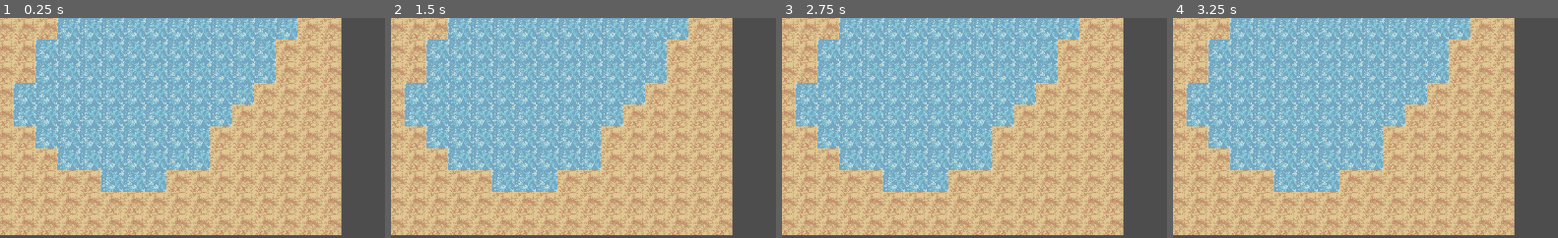
Above: before the commit, frames 1-4 (left to right).
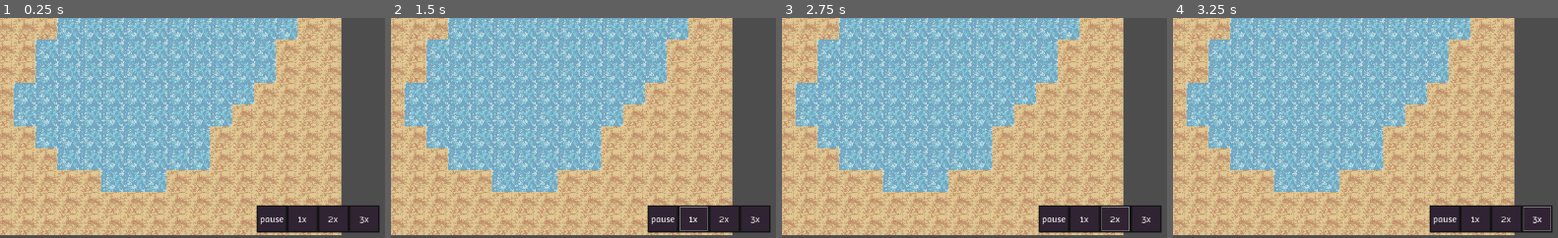
Above: after the commit, the same moments.

Repository: Just-a-Unity-Dev/achei
Game: Godot game, scene res://game.tscn
The game is run twice, just before and just after one commit, with the same random seed, the same clock (stepped at 60 frames per second) and the same inputs. The engine's default icon, where the game draws it, is replaced by a stand-in: a white triangle on a blue panel in a dark square.
Inputs (mouse positions are % of the whole screen's width and height, from its top left):
- Up to frame 1 (0.25 s): no input
- Up to frame 2 (1.5 s): click (85, 96) at 0.5 s, where only the run after the commit has a clickable "pause"; click (89, 96) at 1.25 s, where only the run after the commit has a clickable "1x"
- Up to frame 3 (2.75 s): click (93, 96) at 2 s, where only the run after the commit has a clickable "2x"
- Up to frame 4 (3.25 s): click (97, 96) at 2.75 s, where only the run after the commit has a clickable "3x"
The pictures show only the part of the screen within x 50-100%, y 50-100%; the shares and areas given below are measured in that part.

The runs differ from the first frame. In frame 1, 4.1% of the frame differs, in the area x 66-99%, y 84-98%; in frame 2, 4.1%; in frame 3, 4.1%; in frame 4, 4.1%.

Commit message:
time scale and move point adjustment

Diff:
--- a/game.tscn
+++ b/game.tscn
@@ -54,6 +54,7 @@
 [node name="Node" type="Node"]
 
 [node name="Camera2D" type="Camera2D" parent="."]
+process_mode = 3
 script = ExtResource("1_80nbo")
 
 [node name="Control" parent="." instance=ExtResource("3_feb5d")]
--- a/hud.tscn
+++ b/hud.tscn
@@ -2,12 +2,13 @@
 
 [ext_resource type="Script" uid="uid://dppju8023hmcu" path="res://scripts/hud.gd" id="1_37p78"]
 
-[node name="HUD" type="CanvasLayer" node_paths=PackedStringArray("gui", "base_frame", "pawn_dropdown", "menu_lists")]
+[node name="HUD" type="CanvasLayer" node_paths=PackedStringArray("select_container", "base_frame", "pawn_dropdown", "menu_lists")]
+process_mode = 3
 script = ExtResource("1_37p78")
-gui = NodePath("MarginContainer")
-base_frame = NodePath("MarginContainer/Control/VBoxContainer/SelectMenu/MarginContainer/BaseFrame")
-pawn_dropdown = NodePath("MarginContainer/Control/VBoxContainer/PawnDropdown")
-menu_lists = [NodePath("MarginContainer/Control/VBoxContainer/Health")]
+select_container = NodePath("MarginContainer/Control/SelectContainer")
+base_frame = NodePath("MarginContainer/Control/SelectContainer/SelectMenu/MarginContainer/BaseFrame")
+pawn_dropdown = NodePath("MarginContainer/Control/SelectContainer/PawnDropdown")
+menu_lists = [NodePath("MarginContainer/Control/SelectContainer/Health")]
 
 [node name="MarginContainer" type="MarginContainer" parent="."]
 anchors_preset = 15
@@ -25,7 +26,7 @@
 layout_mode = 2
 mouse_filter = 2
 
-[node name="VBoxContainer" type="VBoxContainer" parent="MarginContainer/Control"]
+[node name="SelectContainer" type="VBoxContainer" parent="MarginContainer/Control"]
 layout_mode = 1
 anchors_preset = 9
 anchor_bottom = 1.0
@@ -33,12 +34,12 @@
 grow_vertical = 2
 alignment = 2
 
-[node name="Health" type="Panel" parent="MarginContainer/Control/VBoxContainer"]
+[node name="Health" type="Panel" parent="MarginContainer/Control/SelectContainer"]
 visible = false
 custom_minimum_size = Vector2(0, 320)
 layout_mode = 2
 
-[node name="MarginContainer" type="MarginContainer" parent="MarginContainer/Control/VBoxContainer/Health"]
+[node name="MarginContainer" type="MarginContainer" parent="MarginContainer/Control/SelectContainer/Health"]
 layout_mode = 1
 anchors_preset = 15
 anchor_right = 1.0
@@ -50,95 +51,95 @@
 theme_override_constants/margin_right = 2
 theme_override_constants/margin_bottom = 2
 
-[node name="VBoxContainer" type="VBoxContainer" parent="MarginContainer/Control/VBoxContainer/Health/MarginContainer"]
-layout_mode = 2
-
-[node name="title" type="Label" parent="MarginContainer/Control/VBoxContainer/Health/MarginContainer/VBoxContainer"]
+[node name="VBoxContainer" type="VBoxContainer" parent="MarginContainer/Control/SelectContainer/Health/MarginContainer"]
+layout_mode = 2
+
+[node name="title" type="Label" parent="MarginContainer/Control/SelectContainer/Health/MarginContainer/VBoxContainer"]
 layout_mode = 2
 theme_override_font_sizes/font_size = 24
 text = "Health"
 
-[node name="HBoxContainer" type="HBoxContainer" parent="MarginContainer/Control/VBoxContainer/Health/MarginContainer/VBoxContainer"]
-layout_mode = 2
-
-[node name="BaseFrame" type="VBoxContainer" parent="MarginContainer/Control/VBoxContainer/Health/MarginContainer/VBoxContainer/HBoxContainer"]
-layout_mode = 2
-size_flags_horizontal = 3
-
-[node name="key1" type="Label" parent="MarginContainer/Control/VBoxContainer/Health/MarginContainer/VBoxContainer/HBoxContainer/BaseFrame"]
-layout_mode = 2
-text = "Object"
-
-[node name="key2" type="Label" parent="MarginContainer/Control/VBoxContainer/Health/MarginContainer/VBoxContainer/HBoxContainer/BaseFrame"]
-layout_mode = 2
-text = "Object"
-
-[node name="key3" type="Label" parent="MarginContainer/Control/VBoxContainer/Health/MarginContainer/VBoxContainer/HBoxContainer/BaseFrame"]
-layout_mode = 2
-text = "Object"
-
-[node name="key4" type="Label" parent="MarginContainer/Control/VBoxContainer/Health/MarginContainer/VBoxContainer/HBoxContainer/BaseFrame"]
-layout_mode = 2
-text = "Object"
-
-[node name="key5" type="Label" parent="MarginContainer/Control/VBoxContainer/Health/MarginContainer/VBoxContainer/HBoxContainer/BaseFrame"]
-layout_mode = 2
-text = "Object"
-
-[node name="key6" type="Label" parent="MarginContainer/Control/VBoxContainer/Health/MarginContainer/VBoxContainer/HBoxContainer/BaseFrame"]
-layout_mode = 2
-text = "Object"
-
-[node name="BaseFrame2" type="VBoxContainer" parent="MarginContainer/Control/VBoxContainer/Health/MarginContainer/VBoxContainer/HBoxContainer"]
-layout_mode = 2
-size_flags_horizontal = 3
-
-[node name="key1" type="Label" parent="MarginContainer/Control/VBoxContainer/Health/MarginContainer/VBoxContainer/HBoxContainer/BaseFrame2"]
-layout_mode = 2
-text = "Object"
-
-[node name="key2" type="Label" parent="MarginContainer/Control/VBoxContainer/Health/MarginContainer/VBoxContainer/HBoxContainer/BaseFrame2"]
-layout_mode = 2
-text = "Object"
-
-[node name="key3" type="Label" parent="MarginContainer/Control/VBoxContainer/Health/MarginContainer/VBoxContainer/HBoxContainer/BaseFrame2"]
-layout_mode = 2
-text = "Object"
-
-[node name="key4" type="Label" parent="MarginContainer/Control/VBoxContainer/Health/MarginContainer/VBoxContainer/HBoxContainer/BaseFrame2"]
-layout_mode = 2
-text = "Object"
-
-[node name="key5" type="Label" parent="MarginContainer/Control/VBoxContainer/Health/MarginContainer/VBoxContainer/HBoxContainer/BaseFrame2"]
-layout_mode = 2
-text = "Object"
-
-[node name="key6" type="Label" parent="MarginContainer/Control/VBoxContainer/Health/MarginContainer/VBoxContainer/HBoxContainer/BaseFrame2"]
-layout_mode = 2
-text = "Object"
-
-[node name="PawnDropdown" type="Panel" parent="MarginContainer/Control/VBoxContainer"]
+[node name="HBoxContainer" type="HBoxContainer" parent="MarginContainer/Control/SelectContainer/Health/MarginContainer/VBoxContainer"]
+layout_mode = 2
+
+[node name="BaseFrame" type="VBoxContainer" parent="MarginContainer/Control/SelectContainer/Health/MarginContainer/VBoxContainer/HBoxContainer"]
+layout_mode = 2
+size_flags_horizontal = 3
+
+[node name="key1" type="Label" parent="MarginContainer/Control/SelectContainer/Health/MarginContainer/VBoxContainer/HBoxContainer/BaseFrame"]
+layout_mode = 2
+text = "Object"
+
+[node name="key2" type="Label" parent="MarginContainer/Control/SelectContainer/Health/MarginContainer/VBoxContainer/HBoxContainer/BaseFrame"]
+layout_mode = 2
+text = "Object"
+
+[node name="key3" type="Label" parent="MarginContainer/Control/SelectContainer/Health/MarginContainer/VBoxContainer/HBoxContainer/BaseFrame"]
+layout_mode = 2
+text = "Object"
+
+[node name="key4" type="Label" parent="MarginContainer/Control/SelectContainer/Health/MarginContainer/VBoxContainer/HBoxContainer/BaseFrame"]
+layout_mode = 2
+text = "Object"
+
+[node name="key5" type="Label" parent="MarginContainer/Control/SelectContainer/Health/MarginContainer/VBoxContainer/HBoxContainer/BaseFrame"]
+layout_mode = 2
+text = "Object"
+
+[node name="key6" type="Label" parent="MarginContainer/Control/SelectContainer/Health/MarginContainer/VBoxContainer/HBoxContainer/BaseFrame"]
+layout_mode = 2
+text = "Object"
+
+[node name="BaseFrame2" type="VBoxContainer" parent="MarginContainer/Control/SelectContainer/Health/MarginContainer/VBoxContainer/HBoxContainer"]
+layout_mode = 2
+size_flags_horizontal = 3
+
+[node name="key1" type="Label" parent="MarginContainer/Control/SelectContainer/Health/MarginContainer/VBoxContainer/HBoxContainer/BaseFrame2"]
+layout_mode = 2
+text = "Object"
+
+[node name="key2" type="Label" parent="MarginContainer/Control/SelectContainer/Health/MarginContainer/VBoxContainer/HBoxContainer/BaseFrame2"]
+layout_mode = 2
+text = "Object"
+
+[node name="key3" type="Label" parent="MarginContainer/Control/SelectContainer/Health/MarginContainer/VBoxContainer/HBoxContainer/BaseFrame2"]
+layout_mode = 2
+text = "Object"
+
+[node name="key4" type="Label" parent="MarginContainer/Control/SelectContainer/Health/MarginContainer/VBoxContainer/HBoxContainer/BaseFrame2"]
+layout_mode = 2
+text = "Object"
+
+[node name="key5" type="Label" parent="MarginContainer/Control/SelectContainer/Health/MarginContainer/VBoxContainer/HBoxContainer/BaseFrame2"]
+layout_mode = 2
+text = "Object"
+
+[node name="key6" type="Label" parent="MarginContainer/Control/SelectContainer/Health/MarginContainer/VBoxContainer/HBoxContainer/BaseFrame2"]
+layout_mode = 2
+text = "Object"
+
+[node name="PawnDropdown" type="Panel" parent="MarginContainer/Control/SelectContainer"]
 custom_minimum_size = Vector2(0, 39)
 layout_mode = 2
 
-[node name="HBoxContainer" type="HBoxContainer" parent="MarginContainer/Control/VBoxContainer/PawnDropdown"]
-layout_mode = 1
-anchors_preset = 15
-anchor_right = 1.0
-anchor_bottom = 1.0
-grow_horizontal = 2
-grow_vertical = 2
-
-[node name="Health" type="Button" parent="MarginContainer/Control/VBoxContainer/PawnDropdown/HBoxContainer"]
+[node name="HBoxContainer" type="HBoxContainer" parent="MarginContainer/Control/SelectContainer/PawnDropdown"]
+layout_mode = 1
+anchors_preset = 15
+anchor_right = 1.0
+anchor_bottom = 1.0
+grow_horizontal = 2
+grow_vertical = 2
+
+[node name="Health" type="Button" parent="MarginContainer/Control/SelectContainer/PawnDropdown/HBoxContainer"]
 custom_minimum_size = Vector2(60, 0)
 layout_mode = 2
 text = "Health"
 
-[node name="SelectMenu" type="Panel" parent="MarginContainer/Control/VBoxContainer"]
+[node name="SelectMenu" type="Panel" parent="MarginContainer/Control/SelectContainer"]
 custom_minimum_size = Vector2(420, 208)
 layout_mode = 2
 
-[node name="MarginContainer" type="MarginContainer" parent="MarginContainer/Control/VBoxContainer/SelectMenu"]
+[node name="MarginContainer" type="MarginContainer" parent="MarginContainer/Control/SelectContainer/SelectMenu"]
 layout_mode = 1
 anchors_preset = 15
 anchor_right = 1.0
@@ -150,43 +151,43 @@
 theme_override_constants/margin_right = 2
 theme_override_constants/margin_bottom = 2
 
-[node name="BaseFrame" type="VBoxContainer" parent="MarginContainer/Control/VBoxContainer/SelectMenu/MarginContainer"]
-layout_mode = 2
-
-[node name="title" type="Label" parent="MarginContainer/Control/VBoxContainer/SelectMenu/MarginContainer/BaseFrame"]
+[node name="BaseFrame" type="VBoxContainer" parent="MarginContainer/Control/SelectContainer/SelectMenu/MarginContainer"]
+layout_mode = 2
+
+[node name="title" type="Label" parent="MarginContainer/Control/SelectContainer/SelectMenu/MarginContainer/BaseFrame"]
 layout_mode = 2
 theme_override_font_sizes/font_size = 20
 text = "Object"
 
-[node name="key1" type="Label" parent="MarginContainer/Control/VBoxContainer/SelectMenu/MarginContainer/BaseFrame"]
-layout_mode = 2
-text = "Object"
-
-[node name="key2" type="Label" parent="MarginContainer/Control/VBoxContainer/SelectMenu/MarginContainer/BaseFrame"]
-layout_mode = 2
-text = "Object"
-
-[node name="key3" type="Label" parent="MarginContainer/Control/VBoxContainer/SelectMenu/MarginContainer/BaseFrame"]
-layout_mode = 2
-text = "Object"
-
-[node name="key4" type="Label" parent="MarginContainer/Control/VBoxContainer/SelectMenu/MarginContainer/BaseFrame"]
-layout_mode = 2
-text = "Object"
-
-[node name="key5" type="Label" parent="MarginContainer/Control/VBoxContainer/SelectMenu/MarginContainer/BaseFrame"]
-layout_mode = 2
-text = "Object"
-
-[node name="key6" type="Label" parent="MarginContainer/Control/VBoxContainer/SelectMenu/MarginContainer/BaseFrame"]
-layout_mode = 2
-text = "Object"
-
-[node name="key7" type="Label" parent="MarginContainer/Control/VBoxContainer/SelectMenu/MarginContainer/BaseFrame"]
-layout_mode = 2
-text = "Object"
-
-[node name="Panel" type="Panel" parent="MarginContainer/Control"]
+[node name="key1" type="Label" parent="MarginContainer/Control/SelectContainer/SelectMenu/MarginContainer/BaseFrame"]
+layout_mode = 2
+text = "Object"
+
+[node name="key2" type="Label" parent="MarginContainer/Control/SelectContainer/SelectMenu/MarginContainer/BaseFrame"]
+layout_mode = 2
+text = "Object"
+
+[node name="key3" type="Label" parent="MarginContainer/Control/SelectContainer/SelectMenu/MarginContainer/BaseFrame"]
+layout_mode = 2
+text = "Object"
+
+[node name="key4" type="Label" parent="MarginContainer/Control/SelectContainer/SelectMenu/MarginContainer/BaseFrame"]
+layout_mode = 2
+text = "Object"
+
+[node name="key5" type="Label" parent="MarginContainer/Control/SelectContainer/SelectMenu/MarginContainer/BaseFrame"]
+layout_mode = 2
+text = "Object"
+
+[node name="key6" type="Label" parent="MarginContainer/Control/SelectContainer/SelectMenu/MarginContainer/BaseFrame"]
+layout_mode = 2
+text = "Object"
+
+[node name="key7" type="Label" parent="MarginContainer/Control/SelectContainer/SelectMenu/MarginContainer/BaseFrame"]
+layout_mode = 2
+text = "Object"
+
+[node name="TimeScale" type="Panel" parent="MarginContainer/Control"]
 layout_mode = 1
 anchors_preset = 3
 anchor_left = 1.0
@@ -198,7 +199,7 @@
 grow_horizontal = 0
 grow_vertical = 0
 
-[node name="MarginContainer" type="MarginContainer" parent="MarginContainer/Control/Panel"]
+[node name="MarginContainer" type="MarginContainer" parent="MarginContainer/Control/TimeScale"]
 layout_mode = 1
 anchors_preset = 15
 anchor_right = 1.0
@@ -210,31 +211,27 @@
 theme_override_constants/margin_right = 2
 theme_override_constants/margin_bottom = 2
 
-[node name="HBoxContainer" type="HBoxContainer" parent="MarginContainer/Control/Panel/MarginContainer"]
-layout_mode = 2
-
-[node name="pause" type="Button" parent="MarginContainer/Control/Panel/MarginContainer/HBoxContainer"]
-layout_mode = 2
+[node name="HBoxContainer" type="HBoxContainer" parent="MarginContainer/Control/TimeScale/MarginContainer"]
+layout_mode = 2
+
+[node name="pause" type="Button" parent="MarginContainer/Control/TimeScale/MarginContainer/HBoxContainer"]
+layout_mode = 2
+size_flags_horizontal = 3
 text = "pause"
 
-[node name="1x" type="Button" parent="MarginContainer/Control/Panel/MarginContainer/HBoxContainer"]
+[node name="1x" type="Button" parent="MarginContainer/Control/TimeScale/MarginContainer/HBoxContainer"]
 layout_mode = 2
 size_flags_horizontal = 3
 text = "1x"
 
-[node name="2x" type="Button" parent="MarginContainer/Control/Panel/MarginContainer/HBoxContainer"]
+[node name="2x" type="Button" parent="MarginContainer/Control/TimeScale/MarginContainer/HBoxContainer"]
 layout_mode = 2
 size_flags_horizontal = 3
 text = "2x"
 
-[node name="3x" type="Button" parent="MarginContainer/Control/Panel/MarginContainer/HBoxContainer"]
+[node name="3x" type="Button" parent="MarginContainer/Control/TimeScale/MarginContainer/HBoxContainer"]
 layout_mode = 2
 size_flags_horizontal = 3
 text = "3x"
 
-[node name="4x" type="Button" parent="MarginContainer/Control/Panel/MarginContainer/HBoxContainer"]
-layout_mode = 2
-size_flags_horizontal = 3
-text = "4x"
-
-[connection signal="pressed" from="MarginContainer/Control/VBoxContainer/PawnDropdown/HBoxContainer/Health" to="." method="_on_health_pressed"]
+[connection signal="pressed" from="MarginContainer/Control/SelectContainer/PawnDropdown/HBoxContainer/Health" to="." method="_on_health_pressed"]
--- a/project.godot
+++ b/project.godot
@@ -26,6 +26,38 @@
 theme/custom="uid://buel7ed306f6m"
 theme/custom_font="uid://b0cnm1ispwxqq"
 
+[input]
+
+time_toggle_pause={
+"deadzone": 0.2,
+"events": [Object(InputEventKey,"resource_local_to_scene":false,"resource_name":"","device":-1,"window_id":0,"alt_pressed":false,"shift_pressed":false,"ctrl_pressed":false,"meta_pressed":false,"pressed":false,"keycode":0,"physical_keycode":32,"key_label":0,"unicode":32,"location":0,"echo":false,"script":null)
+]
+}
+time_scale_1={
+"deadzone": 0.2,
+"events": [Object(InputEventKey,"resource_local_to_scene":false,"resource_name":"","device":-1,"window_id":0,"alt_pressed":false,"shift_pressed":false,"ctrl_pressed":false,"meta_pressed":false,"pressed":false,"keycode":0,"physical_keycode":49,"key_label":0,"unicode":49,"location":0,"echo":false,"script":null)
+]
+}
+time_scale_2={
+"deadzone": 0.2,
+"events": [Object(InputEventKey,"resource_local_to_scene":false,"resource_name":"","device":-1,"window_id":0,"alt_pressed":false,"shift_pressed":false,"ctrl_pressed":false,"meta_pressed":false,"pressed":false,"keycode":0,"physical_keycode":50,"key_label":0,"unicode":50,"location":0,"echo":false,"script":null)
+]
+}
+time_scale_3={
+"deadzone": 0.2,
+"events": [Object(InputEventKey,"resource_local_to_scene":false,"resource_name":"","device":-1,"window_id":0,"alt_pressed":false,"shift_pressed":false,"ctrl_pressed":false,"meta_pressed":false,"pressed":false,"keycode":0,"physical_keycode":51,"key_label":0,"unicode":51,"location":0,"echo":false,"script":null)
+]
+}
+time_scale_4={
+"deadzone": 0.2,
+"events": [Object(InputEventKey,"resource_local_to_scene":false,"resource_name":"","device":-1,"window_id":0,"alt_pressed":false,"shift_pressed":false,"ctrl_pressed":false,"meta_pressed":false,"pressed":false,"keycode":0,"physical_keycode":52,"key_label":0,"unicode":52,"location":0,"echo":false,"script":null)
+]
+}
+
+[physics]
+
+common/physics_interpolation=true
+
 [rendering]
 
 textures/canvas_textures/default_texture_filter=0
--- a/scripts/hud.gd
+++ b/scripts/hud.gd
@@ -1,5 +1,5 @@
 extends CanvasLayer
-@export var gui: Control
+@export var select_container: BoxContainer
 @export var base_frame: BoxContainer
 @export var pawn_dropdown: Panel
 
@@ -9,7 +9,18 @@
 
 func _ready() -> void:
 	SelectionManager.new_selected.connect(_on_new_selected)
-	gui.hide()
+	select_container.hide()
+
+var base_physics_ticks_per_second = ProjectSettings.get_setting("physics/common/physics_ticks_per_second")
+func _unhandled_input(event: InputEvent) -> void:
+	if event.is_action_pressed("time_toggle_pause"):
+		get_tree().paused = not get_tree().paused
+	if event.is_action_pressed("time_scale_1"):
+		Engine.time_scale = 1.0
+	if event.is_action_pressed("time_scale_2"):
+		Engine.time_scale = 2.0
+	if event.is_action_pressed("time_scale_3"):
+		Engine.time_scale = 3.0
 
 func enable_menu(to_enable: Panel):
 	for menu in menu_lists:
@@ -37,7 +48,7 @@
 	update_hud(new_info)
 
 func _on_new_selected():
-	gui.hide()
+	select_container.hide()
 
 	# Disconnect previous info autoreload call
 	if current_focus != null and current_focus.info_updated.is_connected(_info_updated):
@@ -45,12 +56,12 @@
 	current_focus = null
 
 	var selected_list = SelectionManager.selected_list
-	gui.show()
+	select_container.show()
 	pawn_dropdown.hide()
 	enable_menu(null)
 	if selected_list.size() < 1:
 		# Selected no objects, so just hide the HUD
-		gui.hide()
+		select_container.hide()
 	elif selected_list.size() > 1:
 		# Selected more than one object, so show multiple objects
 		update_hud({"title": "Multiple objects (x%d)" % selected_list.size()})
--- a/scripts/orders/move_to_point.gd
+++ b/scripts/orders/move_to_point.gd
@@ -13,7 +13,7 @@
 
 func do(delta: float) -> void:
 	if destination != Vector2.ZERO:
-		if host.global_position.distance_to(destination) < 1.5:
+		if host.global_position.distance_to(destination) < 8:
 			destination = Vector2.ZERO
 			end(true)
 		else:
